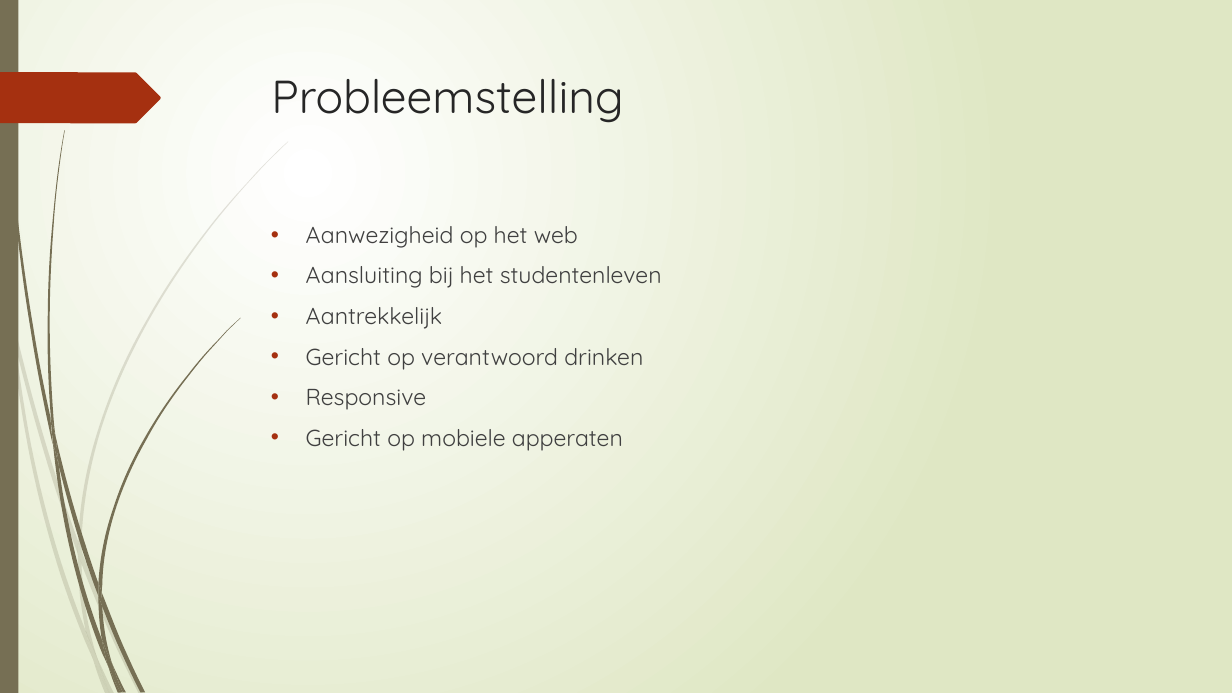
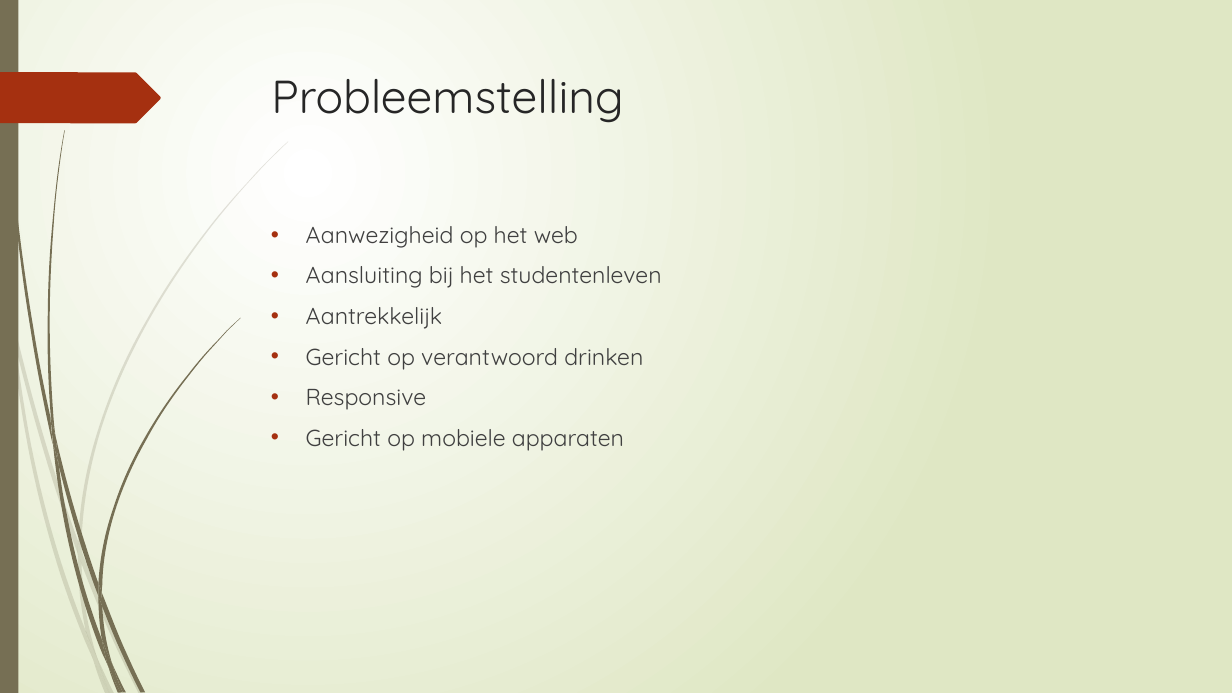
Before and after one commit to pxlit-projects/AppDev05_2016, a slide deck: slide 3 of presentation/Project AppDev.pptx. Drawn at 1232x693 pixels with LibreOffice and Linux fonts; fonts in the diff are those of the drawing. Boxes give left, top, right and bottom in pixels: in the first picture for what was removed or moved away, otherwise in the second. Text is boxed around its words. In the diff, an @@ line names an element or a change of style, - is before the commit and + after.

Commit message:
Spelling error

```diff
--- a/presentation/Project AppDev.pptx
+++ b/presentation/Project AppDev.pptx
@@ text at (306,429,624,451): text changed @@
-• Gericht op mobiele apperaten
+• Gericht op mobiele apparaten
```
